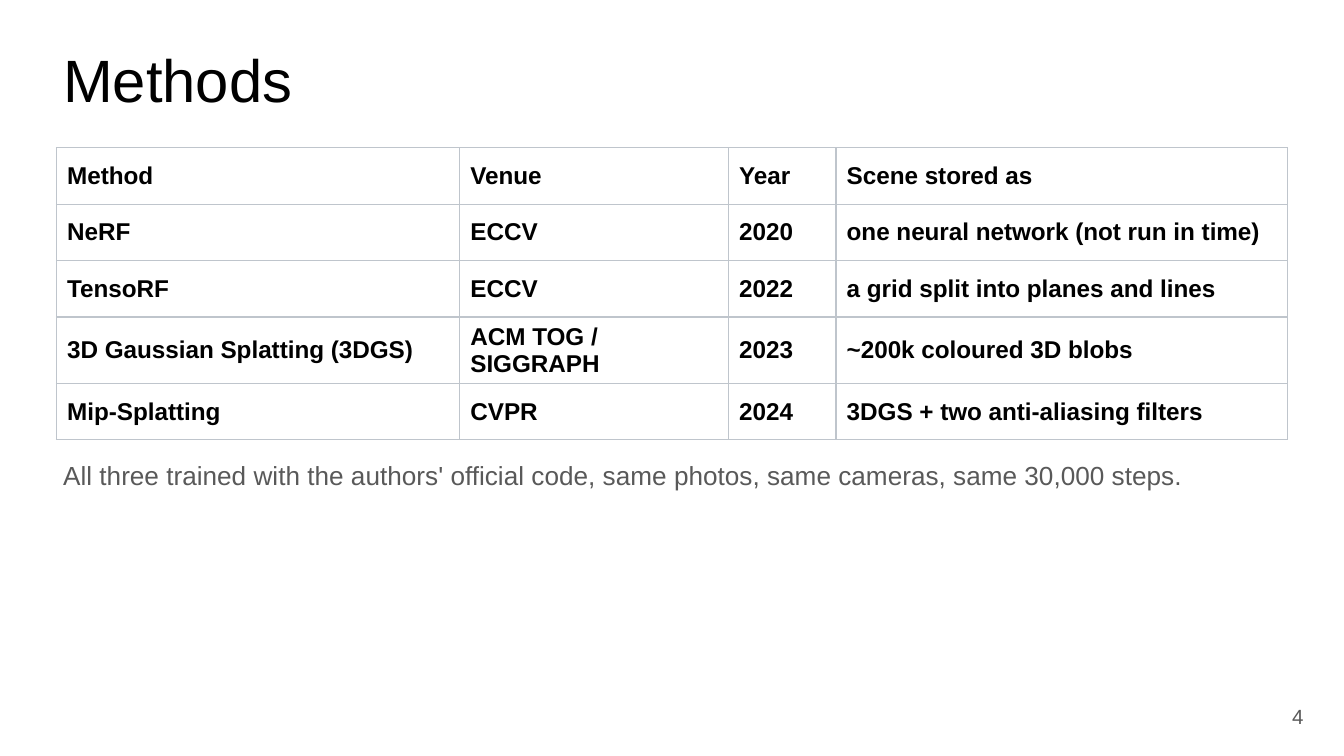
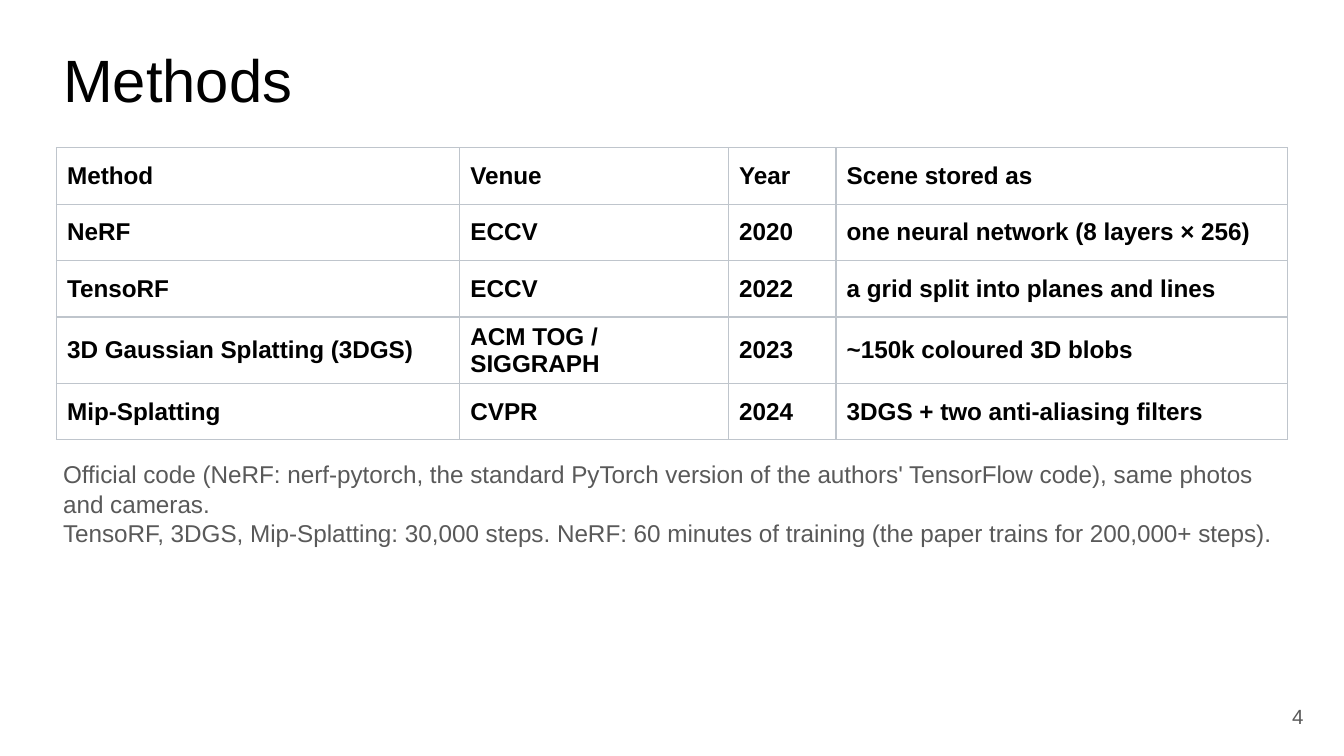
Before and after one commit to anas2908/cv802_assignment_3, a slide deck: slide 4 of docs/slides/CV802_SP3_novel_view_synthesis.pptx. Drawn at 1344x756 pixels with LibreOffice and Linux fonts; fonts in the diff are those of the drawing. Boxes give left, top, right and bottom in pixels: in the first picture for what was removed or moved away, otherwise in the second. Text is boxed around its words. In the diff, an @@ line names an element or a change of style, - is before the commit and + after.

Commit message:
NeRF; Gaussians start from random points (images + cameras only), point-cloud start kept as ablation; Sub-project 2 Poisson in the GUI; renderer fixes; report and slides updated

```diff
--- a/docs/slides/CV802_SP3_novel_view_synthesis.pptx
+++ b/docs/slides/CV802_SP3_novel_view_synthesis.pptx
@@ table at bbox=[56, 148, 1288, 430] @@
-row 2, column 4: one neural network (not run in time)
+row 2, column 4: one neural network (8 layers × 256)
-row 4, column 4: ~200k coloured 3D blobs
+row 4, column 4: ~150k coloured 3D blobs
@@ text at bbox=[63, 465, 1271, 547]: text changed; size 14 to 13 pt @@
-All three trained with the authors' official code, same photos, same cameras, same 30,000 steps.
+Official code (NeRF: nerf-pytorch, the standard PyTorch version of the authors' TensorFlow code), same photos and cameras.
+TensoRF, 3DGS, Mip-Splatting: 30,000 steps. NeRF: 60 minutes of training (the paper trains for 200,000+ steps).
```
Also in this commit, not shown: 13 other slides changed, 1 slide added, 45 other files.
